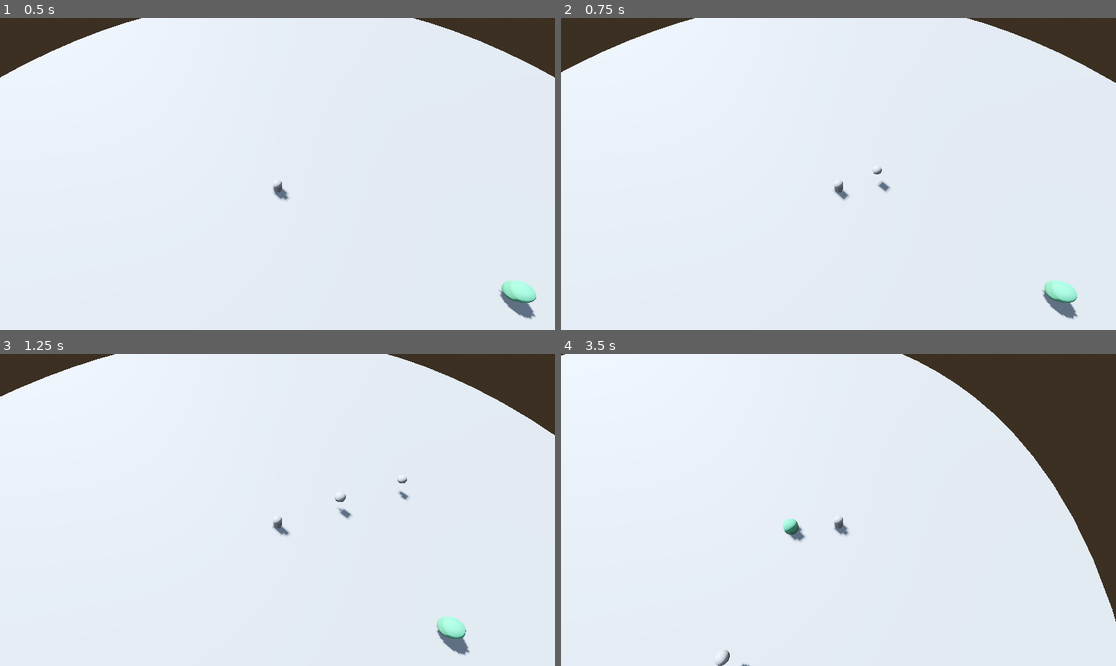
Above: before the commit, frames 1-4 (two rows, left to right).
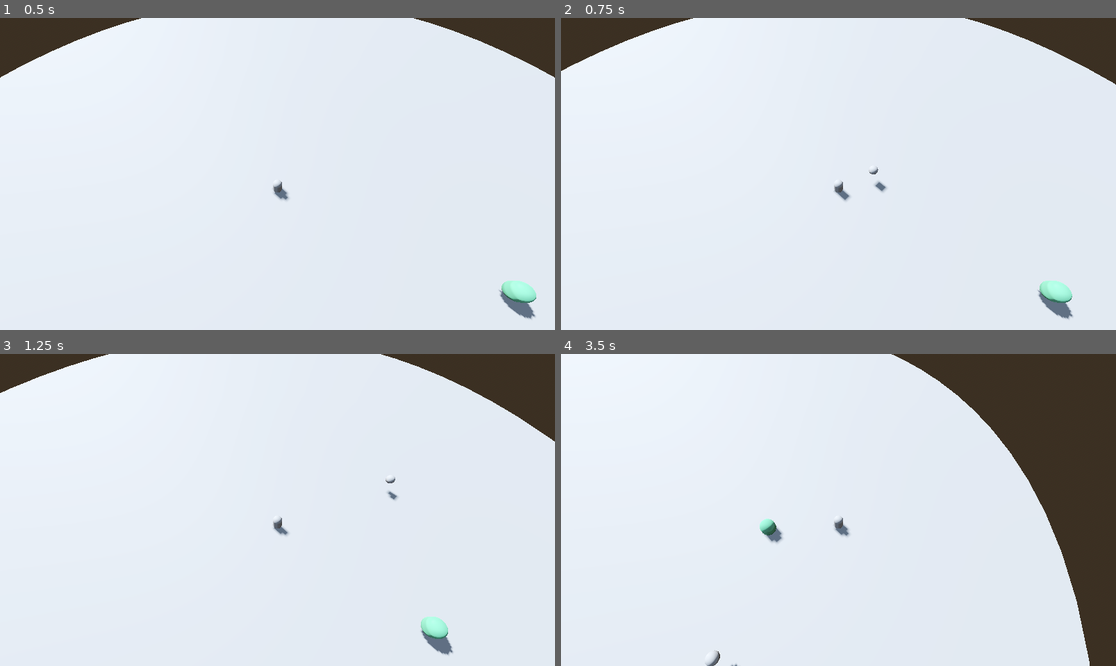
Above: after the commit, the same moments.

Repository: NineSama/Creamy
Game: Godot game, scene res://main.tscn
Same seed, same stepped clock (60 frames per second), same inputs: the game is played once before the commit and once after it.
Inputs (mouse positions are in pixels of both pictures, inside the frame that each line leads up to):
- Up to frame 1 (0.5 s): no input
- Up to frame 2 (0.75 s): move the mouse to (960, 158) at 0.52 s; press the mouse at (960, 158) at 0.53 s; hold D (move_right) from 0.53 s (still down)
- Up to frame 3 (1.25 s): keep holding D (move_right); right-click (399, 494) at 0.8 s
- Up to frame 4 (3.5 s): move the mouse to (727, 525) at 1.27 s; release D (move_right) at 1.28 s; release the mouse at (727, 525) at 1.28 s; hold S (move_back) 1.28-2.03 s; right-click (727, 525) at 1.35 s; click (727, 525) at 1.55 s; move the mouse to (894, 441) at 2.02 s; press the mouse at (894, 441) at 2.03 s; hold D (move_right) from 2.03 s (still down); right-click (894, 441) at 2.3 s; move the mouse to (810, 572) at 2.77 s; release the mouse at (810, 572) at 2.78 s; tap Space (dash) at 2.85 s; click (810, 572) at 3.05 s

Frame 1 is identical in both runs. In frame 2, 0.6% of the frame differs, in the area x 0-100%, y 0-97%; in frame 3, 1.5%; in frame 4, 4.9%, in the area x 0-100%, y 0-100%.

Commit message:
added gcd

Diff:
--- a/scripts/ability/light/AetherShard.gd
+++ b/scripts/ability/light/AetherShard.gd
@@ -11,6 +11,9 @@
 	if not can_cast():
 		return
 
+	if player.gcd.is_on_gcd():
+		return
+
 	var projectile = projectile_scene.instantiate()
 	player.get_parent().add_child(projectile)
 
@@ -18,3 +21,4 @@
 	projectile.setup(player.get_aim_direction(), speed, damage, max_range)
 
 	trigger_cooldown()
+	player.gcd.trigger_gcd()
--- a/scripts/ability/light/Repulse.gd
+++ b/scripts/ability/light/Repulse.gd
@@ -12,6 +12,9 @@
 	if not can_cast():
 		return
 
+	if player.gcd.is_on_gcd():
+		return
+
 	var projectile = projectile_scene.instantiate()
 	player.get_parent().add_child(projectile)
 
@@ -19,3 +22,4 @@
 	projectile.setup(player.get_aim_direction(), speed, damage, max_range, force)
 
 	trigger_cooldown()
+	player.gcd.trigger_gcd()
--- /dev/null
+++ b/scripts/player/globalCooldown.gd
@@ -0,0 +1,17 @@
+extends RefCounted
+class_name GCD
+
+# --- Global Cooldown Config ---
+var gcd_duration: float = 0.5
+var gcd_timer: float = 0.0
+
+func update(delta: float):
+	if gcd_timer > 0.0:
+		gcd_timer -= delta
+
+func is_on_gcd() -> bool:
+	return gcd_timer > 0.0
+
+# Start GCD
+func trigger_gcd():
+	gcd_timer = gcd_duration
--- a/scripts/player/player.gd
+++ b/scripts/player/player.gd
@@ -3,7 +3,7 @@
 @onready var gravity: float = -9.8
 
 # --- Player config ---
-var move_speed: float = 8.0
+var move_speed: float = 10.0
 var max_hp: float = 100.0
 var current_hp: float = 100.0
 
@@ -11,18 +11,23 @@
 var dash: playerDash
 var last_direction: Vector3 = Vector3.FORWARD
 
+# --- GCD System ---
+var gcd: GCD
+
 # --- Ability System ---
 var aether_shard: AetherShard
 var repulse: Repulse
 
 func _ready() -> void:
 	dash = playerDash.new(self)
+	gcd = GCD.new()
 	aether_shard = AetherShard.new()
 	repulse = Repulse.new()
 
 func _physics_process(delta: float) -> void:
 	aether_shard.update(delta)
 	repulse.update(delta)
+	gcd.update(delta)
 	if dash.is_dashing:
 		dash.handle_dash(delta)
 	else:
Not shown, added: scripts/player/globalCooldown.gd.uid
